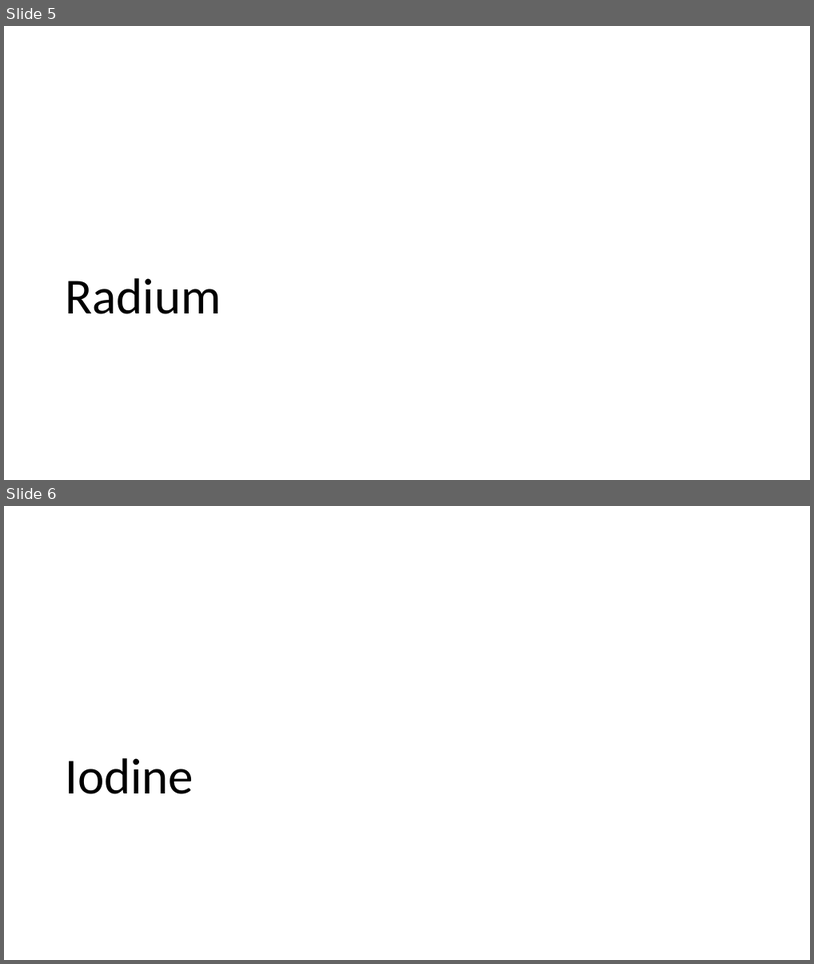
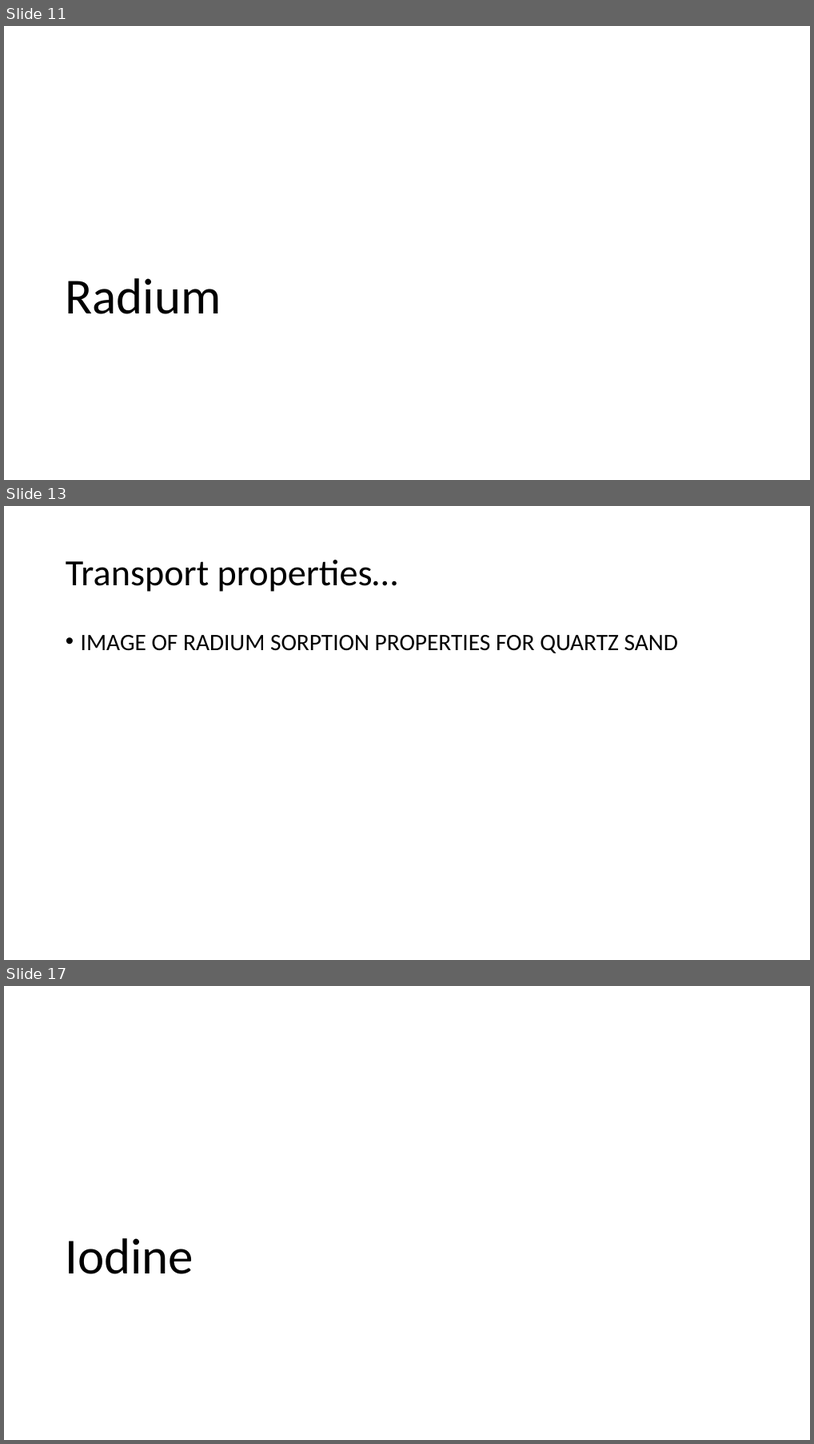
Before and after one commit to machen/Thesis-Proposal, a slide deck: Presentation.pptx. Shown one above the other, each under a label of ours: slides 5 and 6 before the commit, slides 11, 13 and 17 after it; the slides between them are not shown. The pictures are 814x964 and 814x1444 pixels, drawn with LibreOffice and Linux fonts; fonts in the diff are those of the drawing. Boxes give left, top, right and bottom in pixels: in the first picture for what was removed or moved away, otherwise in the second. Text is boxed around its words. In the diff, an @@ line names an element or a change of style, - is before the commit and + after.

```diff
--- a/Presentation.pptx
+++ b/Presentation.pptx
@@ slide 13 added at box(4, 506, 810, 960), background #FFFFFF @@
@@ title added at box(66, 560, 398, 592), 44 pt, text #000000 @@
+Transport properties…
@@ text added at box(81, 635, 678, 653), 28 pt, text #000000 @@
+• IMAGE OF RADIUM SORPTION PROPERTIES FOR QUARTZ SAND
@@ what was slide 5 is now slide 11 @@
@@ what was slide 6 is now slide 17 @@
```
Also in this commit, not shown: 1 slide changed, 16 other slides added, 1 slide removed.
